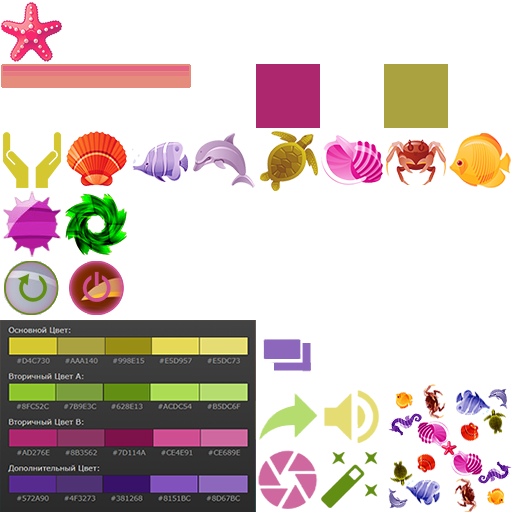
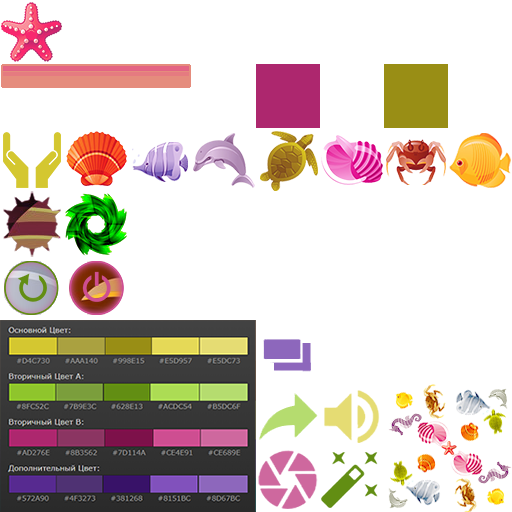
Revision of a layered 512px x 512px image; what changed, layer by layer:
painted on "Слой 28" over [3, 191, 61, 257]
painted on "Тёмный квадрат" over [384, 64, 448, 128]
